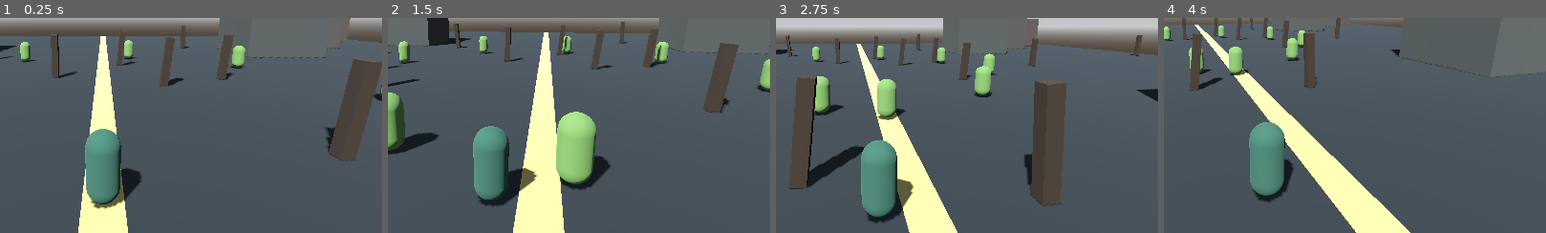
Above: before the commit, frames 1-4 (left to right).
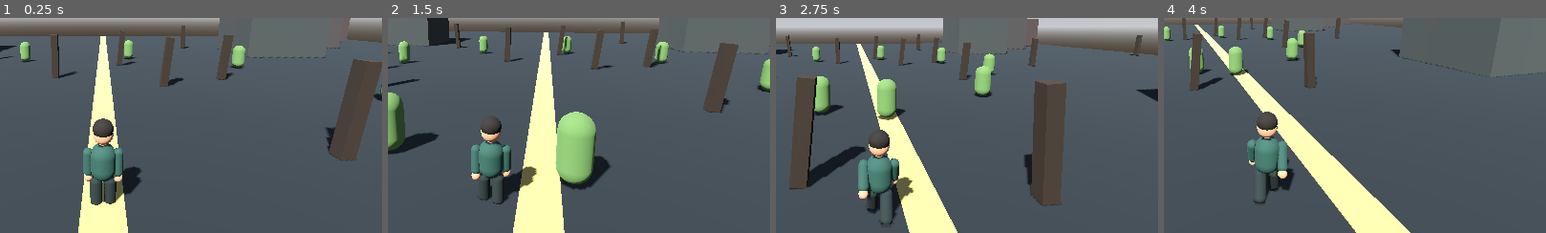
Above: after the commit, the same moments.

Repository: aljunatis40-alt/zombie-world-survivor
Game: Godot game, scene res://scenes/main.tscn
Two runs of this game, one before a commit and one after it. Both use one fixed random seed, a clock stepped at 60 frames per second and the inputs below.
Inputs (mouse positions are % of the whole screen's width and height, from its top left):
- Up to frame 1 (0.25 s): no input
- Up to frame 2 (1.5 s): move the mouse to (55, 50) at 0.52 s; hold Shift (sprint) 0.53-1.28 s; hold W (move_forward) from 0.53 s (still down); move the mouse to (45, 50) at 1.27 s; tap Shift (sprint) at 1.35 s
- Up to frame 3 (2.75 s): keep holding W (move_forward); move the mouse to (52, 48) at 2.02 s; hold Shift (sprint) from 2.03 s (still down)
- Up to frame 4 (4 s): keep holding W (move_forward); move the mouse to (49, 52) at 2.77 s; release Shift (sprint) at 2.78 s; tap Shift (sprint) at 2.85 s; move the mouse to (57, 51) at 3.52 s; hold Shift (sprint) from 3.53 s (still down)
The pictures show only the part of the screen within x 36-86%, y 37-87%; the shares and areas given below are measured in that part.

The runs differ from the first frame. In frame 1, 2.7% of the frame differs, in the area x 21-37%, y 46-90%; in frame 2, 2.6%; in frame 3, 2.6%; in frame 4, 2.5%.

Commit message:
Add stylized survivor body and procedural movement animation

Diff:
--- a/scripts/player.gd
+++ b/scripts/player.gd
@@ -7,10 +7,15 @@
 var gravity := 22.0
 var camera_pivot: Node3D
 var camera: Camera3D
-var visual: MeshInstance3D
+var visual: Node3D
+var left_arm_pivot: Node3D
+var right_arm_pivot: Node3D
+var left_leg_pivot: Node3D
+var right_leg_pivot: Node3D
 var move_touch := Vector2.ZERO
 var mobile_sprint := false
 var jump_queued := false
+var animation_clock := 0.0
 
 func _ready() -> void:
 	add_to_group("player")
@@ -20,15 +25,7 @@
 	capsule.height = 1.8
 	collision.shape = capsule
 	add_child(collision)
-	visual = MeshInstance3D.new()
-	var body_mesh := CapsuleMesh.new()
-	body_mesh.radius = 0.4
-	body_mesh.height = 1.75
-	visual.mesh = body_mesh
-	var suit := StandardMaterial3D.new()
-	suit.albedo_color = Color(0.18, 0.32, 0.27)
-	visual.material_override = suit
-	add_child(visual)
+	_build_survivor_visual()
 	camera_pivot = Node3D.new()
 	camera_pivot.position = Vector3(0, 1.35, 0)
 	add_child(camera_pivot)
@@ -38,6 +35,82 @@
 	camera.current = true
 	camera_pivot.add_child(camera)
 	Input.mouse_mode = Input.MOUSE_MODE_CAPTURED if not OS.has_feature("mobile") else Input.MOUSE_MODE_VISIBLE
+
+func _build_survivor_visual() -> void:
+	visual = Node3D.new()
+	visual.name = "SurvivorVisual"
+	add_child(visual)
+	var clothing := _material(Color(0.16, 0.29, 0.25))
+	var pants := _material(Color(0.12, 0.16, 0.15))
+	var skin := _material(Color(0.72, 0.52, 0.39))
+	var boots := _material(Color(0.075, 0.065, 0.055))
+	_add_capsule(visual, "Jacket", 0.29, 0.88, Vector3(0, 0.12, 0), clothing)
+	_add_sphere(visual, "Head", 0.225, Vector3(0, 0.78, 0), skin)
+	_add_sphere(visual, "Hair", 0.23, Vector3(0, 0.91, 0.015), _material(Color(0.12, 0.095, 0.075)))
+	_add_capsule(visual, "Neck", 0.095, 0.22, Vector3(0, 0.61, 0), skin)
+	left_arm_pivot = _make_limb_pivot("LeftArm", Vector3(-0.34, 0.40, 0))
+	right_arm_pivot = _make_limb_pivot("RightArm", Vector3(0.34, 0.40, 0))
+	visual.add_child(left_arm_pivot)
+	visual.add_child(right_arm_pivot)
+	_add_capsule(left_arm_pivot, "Sleeve", 0.115, 0.68, Vector3(0, -0.29, 0), clothing)
+	_add_sphere(left_arm_pivot, "Hand", 0.105, Vector3(0, -0.66, 0), skin)
+	_add_capsule(right_arm_pivot, "Sleeve", 0.115, 0.68, Vector3(0, -0.29, 0), clothing)
+	_add_sphere(right_arm_pivot, "Hand", 0.105, Vector3(0, -0.66, 0), skin)
+	left_leg_pivot = _make_limb_pivot("LeftLeg", Vector3(-0.16, -0.28, 0))
+	right_leg_pivot = _make_limb_pivot("RightLeg", Vector3(0.16, -0.28, 0))
+	visual.add_child(left_leg_pivot)
+	visual.add_child(right_leg_pivot)
+	_add_capsule(left_leg_pivot, "Trouser", 0.14, 0.78, Vector3(0, -0.34, 0), pants)
+	_add_box(left_leg_pivot, "Boot", Vector3(0.23, 0.17, 0.34), Vector3(0, -0.77, -0.055), boots)
+	_add_capsule(right_leg_pivot, "Trouser", 0.14, 0.78, Vector3(0, -0.34, 0), pants)
+	_add_box(right_leg_pivot, "Boot", Vector3(0.23, 0.17, 0.34), Vector3(0, -0.77, -0.055), boots)
+
+func _material(color: Color) -> StandardMaterial3D:
+	var material := StandardMaterial3D.new()
+	material.albedo_color = color
+	material.roughness = 0.88
+	return material
+
+func _make_limb_pivot(label: String, pivot_position: Vector3) -> Node3D:
+	var pivot := Node3D.new()
+	pivot.name = label
+	pivot.position = pivot_position
+	return pivot
+
+func _add_capsule(parent: Node3D, label: String, radius: float, height: float, pos: Vector3, material: Material) -> MeshInstance3D:
+	var mesh := MeshInstance3D.new()
+	mesh.name = label
+	var shape := CapsuleMesh.new()
+	shape.radius = radius
+	shape.height = height
+	mesh.mesh = shape
+	mesh.material_override = material
+	mesh.position = pos
+	parent.add_child(mesh)
+	return mesh
+
+func _add_sphere(parent: Node3D, label: String, radius: float, pos: Vector3, material: Material) -> MeshInstance3D:
+	var mesh := MeshInstance3D.new()
+	mesh.name = label
+	var shape := SphereMesh.new()
+	shape.radius = radius
+	shape.height = radius * 2.0
+	mesh.mesh = shape
+	mesh.material_override = material
+	mesh.position = pos
+	parent.add_child(mesh)
+	return mesh
+
+func _add_box(parent: Node3D, label: String, dimensions: Vector3, pos: Vector3, material: Material) -> MeshInstance3D:
+	var mesh := MeshInstance3D.new()
+	mesh.name = label
+	var shape := BoxMesh.new()
+	shape.size = dimensions
+	mesh.mesh = shape
+	mesh.material_override = material
+	mesh.position = pos
+	parent.add_child(mesh)
+	return mesh
 
 func _unhandled_input(event: InputEvent) -> void:
 	if event is InputEventMouseMotion and Input.mouse_mode == Input.MOUSE_MODE_CAPTURED:
@@ -69,7 +142,9 @@
 	var direction := (right * input_dir.x + forward * input_dir.y)
 	direction.y = 0
 	direction = direction.normalized()
-	var speed := sprint_speed if mobile_sprint or Input.is_action_pressed("sprint") else walk_speed
+	var is_moving := direction.length() > 0.1
+	var is_sprinting := mobile_sprint or Input.is_action_pressed("sprint")
+	var speed := sprint_speed if is_sprinting else walk_speed
 	velocity.x = move_toward(velocity.x, direction.x * speed, acceleration * delta)
 	velocity.z = move_toward(velocity.z, direction.z * speed, acceleration * delta)
 	if not is_on_floor():
@@ -79,8 +154,15 @@
 		if jump_queued:
 			velocity.y = 7.0
 	jump_queued = false
-	if direction.length() > 0.1:
+	if is_moving:
 		visual.rotation.y = lerp_angle(visual.rotation.y, atan2(direction.x, direction.z), delta * 10.0)
+	animation_clock += delta * (10.0 if is_sprinting else 7.0)
+	var swing := sin(animation_clock) * (0.72 if is_moving else 0.04)
+	if is_instance_valid(left_arm_pivot):
+		left_arm_pivot.rotation.x = lerpf(left_arm_pivot.rotation.x, swing, delta * 9.0)
+		right_arm_pivot.rotation.x = lerpf(right_arm_pivot.rotation.x, -swing, delta * 9.0)
+		left_leg_pivot.rotation.x = lerpf(left_leg_pivot.rotation.x, -swing, delta * 9.0)
+		right_leg_pivot.rotation.x = lerpf(right_leg_pivot.rotation.x, swing, delta * 9.0)
 	move_and_slide()
 
 func apply_damage(amount: int) -> void:
